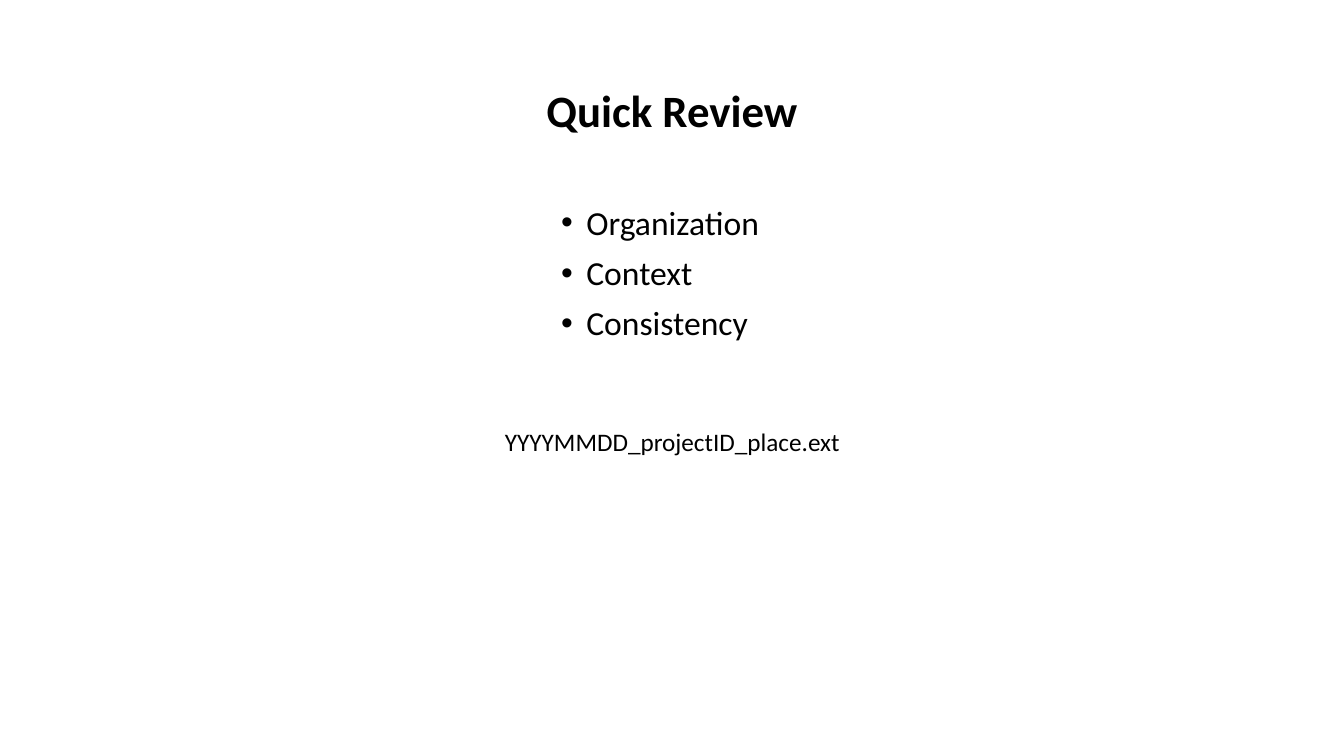
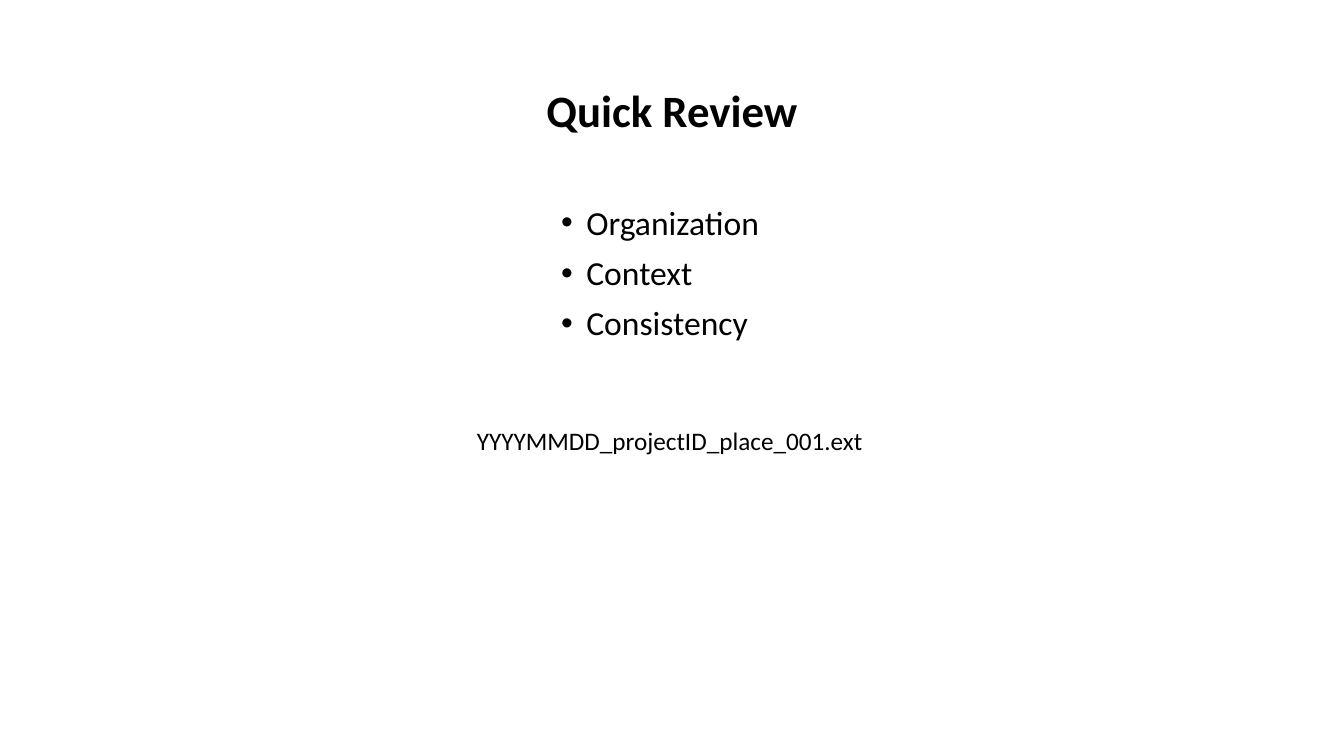
Before and after one commit to tibbben/teaching.data.literacy, a slide deck: slide 18 of UM_DataManagementClass/Lessons/04/04_FirstMeeting.pptx. Drawn at 1344x756 pixels with LibreOffice and Linux fonts; fonts in the diff are those of the drawing. Boxes give left, top, right and bottom in pixels: in the first picture for what was removed or moved away, otherwise in the second. Text is boxed around its words. In the diff, an @@ line names an element or a change of style, - is before the commit and + after.

```diff
--- a/UM_DataManagementClass/Lessons/04/04_FirstMeeting.pptx
+++ b/UM_DataManagementClass/Lessons/04/04_FirstMeeting.pptx
@@ text at (477, 432, 862, 455): text changed @@
-YYYYMMDD_projectID_place.ext
+YYYYMMDD_projectID_place_001.ext
```
Also in this commit, not shown: 6 other slides changed, 1 slide added, 1 other file.
